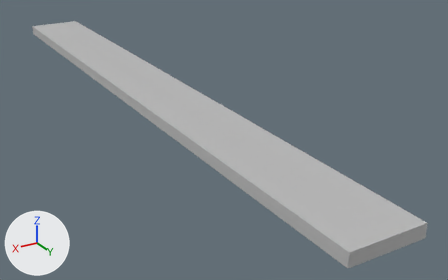
What one commit did to the FBX model Assets/Models/Table.fbx.
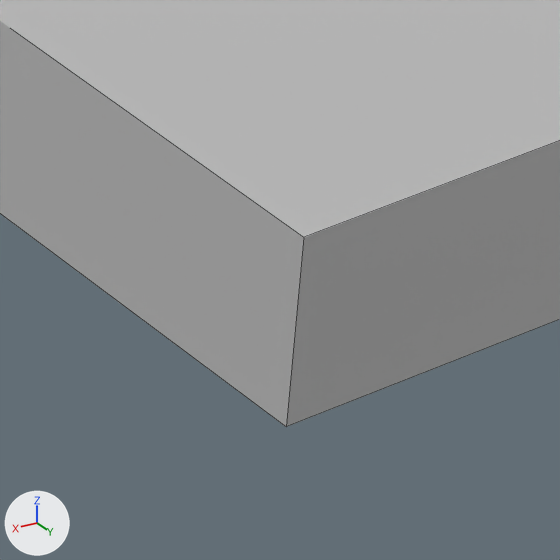
Each version appears first whole from a 50 mm camera at (-0.0135, 0.1128, 0.0926) aimed at (-0.0854, -0.0071, 0.0326), and next in a close-up on the part from 72% to 83% of the width and 83% to 100% of the height. The lights are fixed; the arrows at lower left show +X, +Y and +Z. The close-ups show mesh edges as thin lines.

Names of what the first close-up shows: 'Table'.
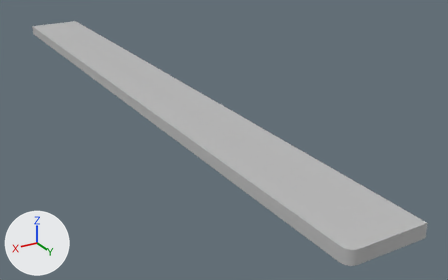
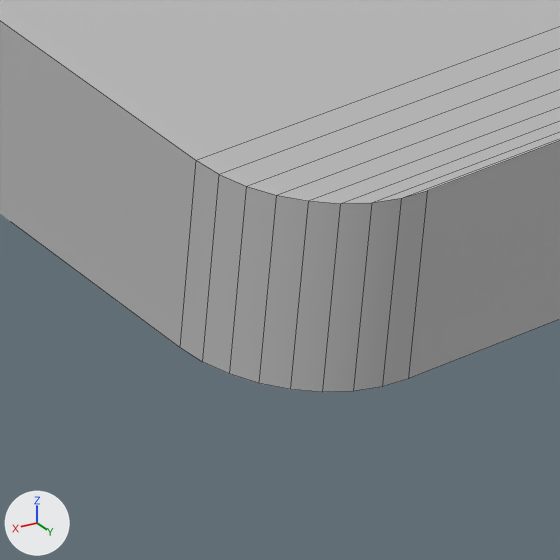
Location of each change, (x1, y1, x2, y2) in pixels of the close-ups (560 x 560 px):
'Table', reshaped, rescaled: before (0, 0, 560, 427); after (0, 0, 560, 392)
part 1 of me_mesh, added: after (0, 0, 560, 392)

Edits to the bpy script that builds the scene:
```text
Change me_mesh:
    used by ob_table; location = (-0.07288, -0.01429, 0.04356); rotation_euler = (1.571, 0.0, 0.0), in degrees (90, 0, 0); scale = (0.0152, 0.00263, 0.148)
    remove me_mesh.from_pydata(...)  # 8 vertices, 6 faces; spans x -0.5..0.5, y -0.5..0.5, z -0.5..0.578
    add me_mesh.from_pydata(...)  # 31 vertices, 19 faces; spans x -0.76..0.76, y -0.131..0.131, z -7.409..8.565
    me_mesh part 1
    20 vertices are added at x -0.76..0.76, y -0.131..0.131, z -7.409..8.565
    11 new vertices lie (0.0, 0.262, 0.0) away from vertices in x -0.76..0.76, y -0.131, z -7.409..8.565
    19 new faces join them
Change ob_table:
    ob_table.scale: (0.0152, 0.00263, 0.148) -> (0.01, 0.01, 0.01)
```
